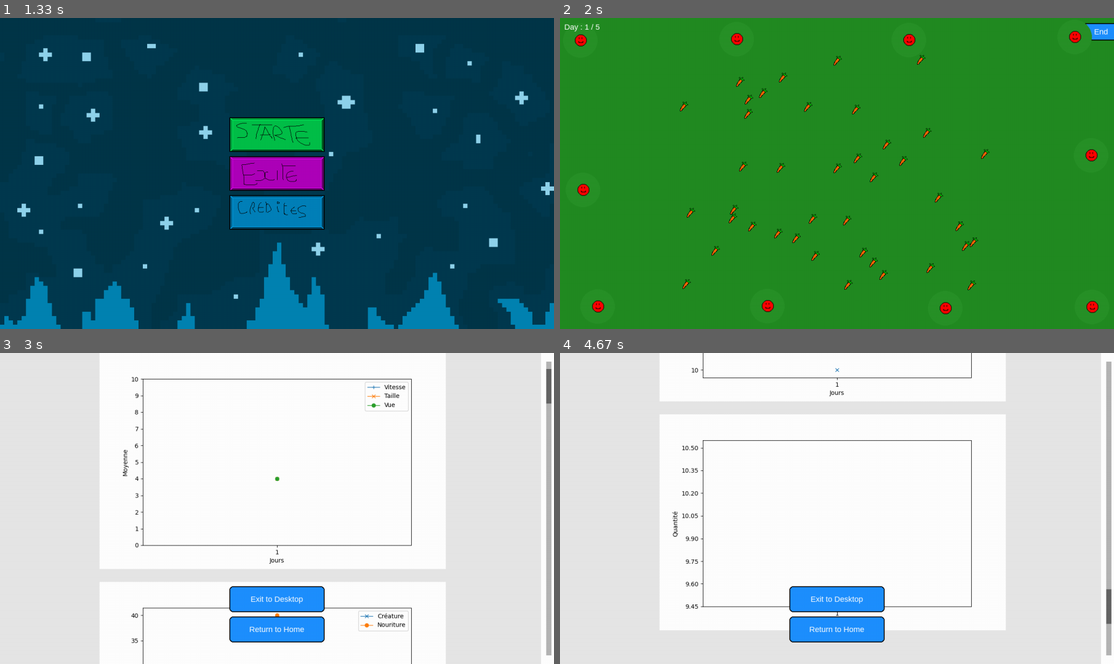
Above: before the commit, frames 1-4 (two rows, left to right).
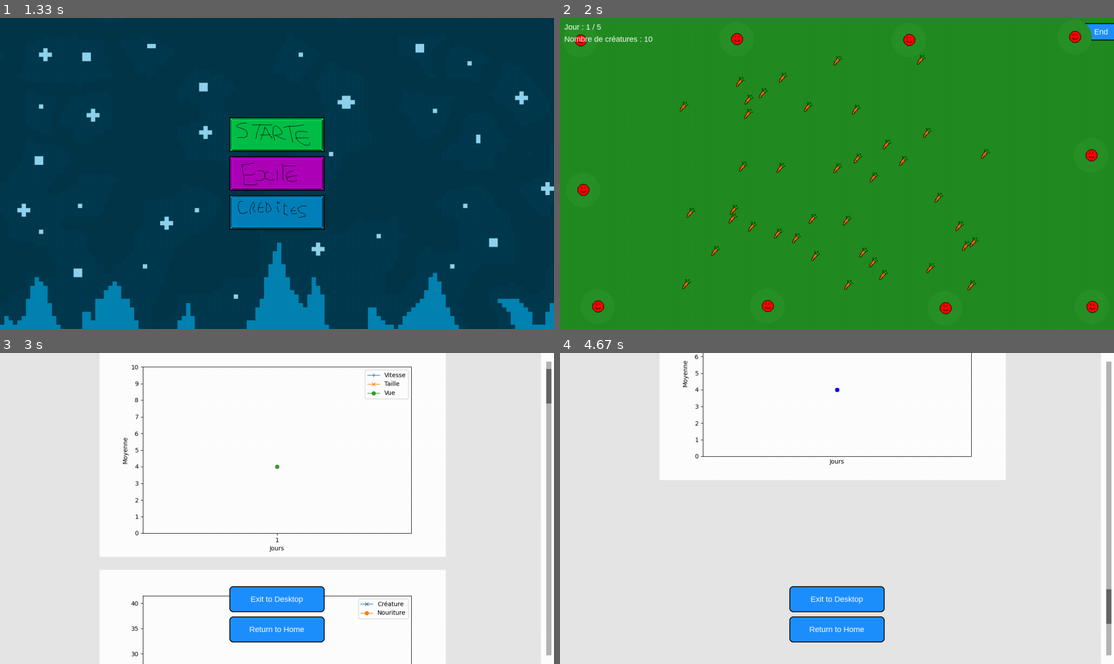
Above: after the commit, the same moments.

Repository: X47C/Trophees-NSI
Game: pygame game, started from main.py
Two runs of this game, one before a commit and one after it. Both use one fixed random seed, a clock stepped at 60 frames per second and the inputs below.
Inputs (mouse positions are in pixels of both pictures, inside the frame that each line leads up to):
- Up to frame 1 (1.33 s): no input
- Up to frame 2 (2 s): click (820, 120) at 1.48 s; click "Start" at 1.82 s
- Up to frame 3 (3 s): click "End" at 2.15 s; press the mouse at (277, 629) at 2.47 s; move the mouse to (382, 511) at 2.57 s; release the mouse at (487, 393) at 2.7 s; press the mouse at (548, 377) at 2.8 s; move the mouse to (443, 387) at 2.9 s
- Up to frame 4 (4.67 s): release the mouse at (892, 393) at 3.03 s; press the mouse at (1108, 393) at 4.13 s; move the mouse to (914, 499) at 4.23 s; release the mouse at (715, 604) at 4.37 s

Frame 1 is identical in both runs. In frame 2, 0.2% of the frame differs, in the area x 0-17%, y 1-8%; in frame 3, 3.5%; in frame 4, 13%, in the area x 18-81%, y 0-90%.

Commit message:
Beacoup de choses

Diff:
--- a/Game/creature.py
+++ b/Game/creature.py
@@ -11,7 +11,7 @@
     Entrée : Speed, Size, View (int, compris entre 1 et 10)
     """
 
-    def __init__(self, Speed, Size, View, Variation_Speed, Variation_Size, Variation_View, Days_Max, Color):
+    def __init__(self, Speed:int, Size:int, View:int, Variation_Speed:int, Variation_Size:int, Variation_View:int, Days_Max:int, Color:tuple):
         self.speed = Speed
         self.size = Size
         self.view = View
@@ -32,7 +32,7 @@
         self.angle_deg = rd(0, 360)
         self.radius = 10 * self.view
 
-    def draw(self, screen):
+    def draw(self, screen:pg.surface):
         pg.draw.circle(screen, (40, 145, 40), (self.pos_x, self.pos_y), 10 * self.view)
         rect = self.image.get_rect(center=(int(self.pos_x), int(self.pos_y)))
         screen.blit(self.image, rect)
@@ -302,7 +302,7 @@
                         return True, (i, j)
         return False, (None, None)
 
-    def canibalism(self, c, i, j):
+    def canibalism(self, c:object, i:int, j:int):
         if self.size - 4 >= c.size:
             settings.creatures_list[i].pop(j)
             return
--- a/Game/food.py
+++ b/Game/food.py
@@ -5,13 +5,13 @@
     """
     Entry : position (tupple), is_eaten (bool)
     """
-    def __init__(self, x, y):
+    def __init__(self, x:int, y:int):
         self.pos_x = x
         self.pos_y = y
         self.image = pg.image.load('assets/food.png')
         self.rect = self.image.get_rect(center=(int(self.pos_x), int(self.pos_y)))
 
-    def draw(self, screen):
+    def draw(self, screen:pg.surface):
         """
         affiche la nourriture
         """
--- a/Game/game.py
+++ b/Game/game.py
@@ -5,7 +5,7 @@
 from random import randint as rd, shuffle
 
 class Day_Manager():
-    def __init__(self, surf):
+    def __init__(self, surf:pg.surface):
         self.surf = surf
         self.current_day = 1
         self.time = 0
@@ -18,6 +18,7 @@
                 if not c.energy == 0:
                     c.moove()
                     c.Eat()
+
 
     def first_day(self):
         """
@@ -81,10 +82,16 @@
         """
         Affiche le jour actuel en haut a gauche de l'écran quand le jeu est lancé
         """
-        self.surf.blit(pg.font.SysFont(settings.Days_font, settings.Days_font_size).render(f'Day : {self.current_day} / {settings.Days_max}', True, (255, 255, 255)), (10, 10))
+        self.surf.blit(pg.font.SysFont(settings.Days_font, settings.Days_font_size).render(f'Jour : {self.current_day} / {settings.Days_max}', True, (255, 255, 255)), (10, 10))
+
+    def draw_creature_number(self):
+        """
+        Affiche Le nombre de créature actuelle
+        """
+        self.surf.blit(pg.font.SysFont(settings.Days_font, settings.Days_font_size).render(f'Nombre de créatures : {sum([len(l) for l in settings.creatures_list])}', True, (255, 255, 255)), (10, 20 + settings.Days_font_size))
 
 
-    def distribute_on_border(self, lists, screen_size, margin = 0):
+    def distribute_on_border(self, lists:list, screen_size:tuple, margin:int = 0):
         """
         Distribue les objets (dans lists) uniformément sur le bord de l'écran.
 
--- a/Pygame/button.py
+++ b/Pygame/button.py
@@ -2,25 +2,101 @@
 from pygame import Rect
 
 class Button:
-    """A button UI element."""
-    def __init__(self, rect:Rect, text:str, screen = None):
+    def __init__(self, rect:Rect, text:str, screen:pg.surface = None, *, editable:bool = False, max_length:int = 10, allow_decimal:bool = False):
         self.rect = rect
-        self.text = text
+        self.text = str(text)
         self.screen = screen
 
-    def draw(self, surf, font, asset = None, bg = (30,144,255)):
-        if asset == None:
-            pg.draw.rect(surf, bg, self.rect, border_radius=8)
-            pg.draw.rect(surf, (0,0,0), self.rect, 2, border_radius=8)
-            text_surface = font.render(self.text, True, (255,255,255))
-            surf.blit(text_surface, (self.rect.x + (self.rect.w - text_surface.get_width()) // 2, self.rect.y + (self.rect.h - text_surface.get_height()) //  2))
-        else:
-            self.screen.blit(pg.image.load(asset), (self.rect.x, self.rect.y))
+        self.editable = editable
+        self.allow_decimal = allow_decimal
+        self.max_length = max_length
+
+        self.value = ""
+        self.active = False
 
 
-    def collide(self, pos):
+    def draw(self, surf:pg.surface, font, asset:str = None, bg:tuple = (30,144,255)):
+        display_text = self.value if self.editable else self.text
+
+        if asset:
+            image = pg.image.load(asset).convert_alpha()
+            surf.blit(image, (self.rect.x, self.rect.y))
+            ts = font.render(display_text, True, (255,255,255))
+            surf.blit(ts, (
+                self.rect.x + (self.rect.w - ts.get_width()) // 2,
+                self.rect.y + (self.rect.h - ts.get_height()) // 2
+            ))
+            return
+        pg.draw.rect(surf, bg, self.rect, border_radius=8)
+        pg.draw.rect(surf, (0,0,0), self.rect, 2, border_radius=8)
+
+        if self.editable and display_text == "":
+            ts = font.render(self.text, True, (200,200,200))
+        else:
+            ts = font.render(display_text, True, (255,255,255))
+
+        surf.blit(ts, (
+            self.rect.x + (self.rect.w - ts.get_width()) // 2,
+            self.rect.y + (self.rect.h - ts.get_height()) // 2
+        ))
+
+        if self.editable and self.active:
+            if (pg.time.get_ticks() // 500) % 2 == 0:
+                text_w = ts.get_width()
+                caret_x = self.rect.x + (self.rect.w - text_w) // 2 + text_w + 2
+                caret_y = self.rect.y + (self.rect.h - ts.get_height()) // 2
+                pg.draw.rect(surf, (255,255,255), (caret_x, caret_y, 2, ts.get_height()))
+
+    def collide(self, pos:tuple):
         return self.rect.collidepoint(pos)
 
-    def is_clicked(self, mouse_pos, button_pos):
+    def is_clicked(self, mouse_pos:tuple, button_pos:tuple):
         relative_pos = (mouse_pos[0] - button_pos[0], mouse_pos[1] - button_pos[1])
         return self.collide(relative_pos)
+
+    def handle_event(self, event, offset=(0,0)):
+        if event.type == pg.MOUSEBUTTONDOWN and event.button == 1:
+            mx, my = event.pos
+            rel = (mx - offset[0], my - offset[1])
+
+            if self.collide(rel):
+                if self.editable:
+                    self.active = True
+                return True
+            else:
+                self.active = False
+
+        if event.type == pg.KEYDOWN and self.active:
+            if event.key == pg.K_BACKSPACE:
+                self.value = self.value[:-1]
+                return True
+
+            if event.key in (pg.K_RETURN, pg.K_KP_ENTER, pg.K_ESCAPE):
+                self.active = False
+                return True
+
+            ch = event.unicode
+            if ch.isdigit() or (ch == '.' and self.allow_decimal and '.' not in self.value):
+                if len(self.value) < self.max_length:
+                    self.value += ch
+                return True
+
+        return False
+
+    def get_text(self):
+        return self.value if self.editable else self.text
+
+    def get_number(self):
+        if self.value == "":
+            return None
+        if self.allow_decimal:
+            return float(self.value)
+        return int(self.value)
+
+    def set_value(self, v):
+        if self.editable:
+            self.value = str(v)[:self.max_length]
+
+    def clear_value(self):
+        self.value = ""
+        self.active = False
--- a/Pygame/pygame.py
+++ b/Pygame/pygame.py
@@ -21,9 +21,9 @@
         self.width, self.height = settings.Display_size
         self.screen = screen
 
-        self.Button_exit = Button(Rect(self.width // 2 - 110, self.height // 2 - 40, 220, 80),'Exit', self.screen)
-        self.Button_Start = Button(Rect(self.width // 2 - 110, self.height // 2 - 130, 220, 80),'Start', self.screen)
-        self.Button_credits = Button(Rect(self.width // 2 - 110, self.height // 2 + 50, 220, 80),'Credits', self.screen)
+        self.Button_exit = Button(Rect(self.width // 2 - 110, self.height // 2 - 40, 220, 80),'', self.screen)
+        self.Button_Start = Button(Rect(self.width // 2 - 110, self.height // 2 - 130, 220, 80),'', self.screen)
+        self.Button_credits = Button(Rect(self.width // 2 - 110, self.height // 2 + 50, 220, 80),'', self.screen)
         self.Button_credits_exit = Button(Rect(self.width // 2 - 65, self.height // 2 + 130, 130, 50),'Back', self.screen)
 
         self.bg_asset = pg.image.load('assets/before-game-background.png')
@@ -103,6 +103,8 @@
         self._build_pop_controls()
         self._build_bottom_buttons()
 
+        #boutons éditables
+
     def update_layout(self):
         sel = self.selected_pop
         self._build_general_controls()
@@ -110,7 +112,7 @@
         self._build_pop_controls()
         self._build_bottom_buttons()
         self.selected_pop = sel
-        self._refresh_general_display()
+        self.editable_button_set_value()
         self._refresh_pop_display()
 
     def _build_general_controls(self):
@@ -124,10 +126,11 @@
         x0 = settings.PostG_PADDING
         lbl_y = top_y
         btn_y = lbl_y + self.font_lbl.get_height() + self.label_gap
+        settings.editable_butons['food_qtt'] = Button(Rect(x0 + self.small_w + 6, btn_y, val_w, self.btn_h), str(settings.Food_quantity), self.screen, editable=True, max_length=100)
         self.general_food = {
             "label": "Quantité de nourriture",
             "minus": Button(Rect(x0, btn_y, self.small_w, self.btn_h), "-", self.screen),
-            "value": Button(Rect(x0 + self.small_w + 6, btn_y, val_w, self.btn_h), str(settings.Food_quantity), self.screen),
+            "value": settings.editable_butons['food_qtt'],
             "plus": Button(Rect(x0 + self.small_w + 6 + val_w + 6, btn_y, self.small_w, self.btn_h), "+", self.screen),
             "lbl_pos": (x0 + (col_w // 2), lbl_y)
         }
@@ -136,10 +139,11 @@
         x1 = settings.PostG_PADDING + col_w + self.gap
         lbl_y = top_y
         btn_y = lbl_y + self.font_lbl.get_height() + self.label_gap
+        settings.editable_butons['day_qtt'] = Button(Rect(x1 + self.small_w + 6, btn_y, val_w, self.btn_h), str(settings.Days_max), self.screen, editable=True, max_length=100)
         self.general_days = {
             "label": "Nombre de jours de la simulation",
             "minus": Button(Rect(x1, btn_y, self.small_w, self.btn_h), "-", self.screen),
-            "value": Button(Rect(x1 + self.small_w + 6, btn_y, val_w, self.btn_h), str(settings.Days_max), self.screen),
+            "value": settings.editable_butons['day_qtt'],
             "plus": Button(Rect(x1 + self.small_w + 6 + val_w + 6, btn_y, self.small_w, self.btn_h), "+", self.screen),
             "lbl_pos": (x1 + (col_w // 2), lbl_y)
         }
@@ -169,7 +173,7 @@
                 settings.POPULATIONS.append(settings.DEFAULT_POP.copy())
             else:
                 settings.POPULATIONS.append({
-                    "name": "Population 1", "life": 50, "color": "white", "quantity": 10,
+                    "name": "Population 1", "life": 50, "color": "blue", "quantity": 10,
                     "speed_variation": 15, "size_variation": 15, "view_variation": 15,
                     "view": 15, "speed": 3, "size": 3
                 })
@@ -208,7 +212,10 @@
                 display = str(cur_val)
 
             minus = Button(Rect(x, y_btn, self.small_w, self.btn_h), "-", self.screen)
-            value = Button(Rect(x + self.small_w + 6, y_btn, val_w, self.btn_h), display, self.screen)
+            if isinstance(cur_val, int):
+                value = Button(Rect(x + self.small_w + 6, y_btn, val_w, self.btn_h), display, self.screen, editable=True)
+            else:
+                value = Button(Rect(x + self.small_w + 6, y_btn, val_w, self.btn_h), display, self.screen)
             plus = Button(Rect(x + self.small_w + 6 + val_w + 6, y_btn, self.small_w, self.btn_h), "+", self.screen)
 
             center_x = x + (col_w // 2)
@@ -273,20 +280,7 @@
         self.btn_start.draw(self.screen, self.font_btn)
         self.btn_back.draw(self.screen, self.font_btn)
 
-    def _refresh_general_display(self):
-        self.general_food["value"].text = str(settings.Food_quantity)
-        self.general_days["value"].text = str(settings.Days_max)
-
-    def _refresh_pop_display(self):
-        if len(settings.POPULATIONS) == 0:
-            return
-        pop = settings.POPULATIONS[self.selected_pop]
-        for key, c in self.pop_controls.items():
-            v = pop.get(key, "")
-            if isinstance(v, bool):
-                c["value"].text = '1' if v else '0'
-            else:
-                c["value"].text = str(v)
+
 
     def handle_event(self, event):
         if event.type == pg.MOUSEBUTTONDOWN and event.button == 1:
@@ -305,14 +299,14 @@
                         settings.Food_quantity = max(0, settings.Food_quantity - 1)
                     else:
                         settings.Days_max = max(1, settings.Days_max - 1)
-                    self._refresh_general_display()
+                    self.editable_button_set_value()
                     return None
                 if g["plus"].rect.collidepoint((mx,my)):
                     if name == "Food_quantity":
                         settings.Food_quantity = min(settings.Max_foood_quantity, settings.Food_quantity + 1)
                     else:
                         settings.Days_max = min(settings.Max_days_max, settings.Days_max + 1)
-                    self._refresh_general_display()
+                    self.editable_button_set_value()
                     return None
 
             # add / remove pop
@@ -321,7 +315,7 @@
                     new_idx = len(settings.POPULATIONS) + 1
                     base = settings.DEFAULT_POP.copy() if hasattr(settings, 'DEFAULT_POP') else {
                         "name": f"Population {new_idx}",
-                        "life": 50, "color": "white", "quantity": 10,
+                        "life": 50, "color": "blue", "quantity": 10,
                         "speed_variation": 15, "size_variation": 15, "view_variation": 15,
                         "view": 15, "speed": 3, "size": 3
                     }
@@ -330,7 +324,7 @@
                     self.selected_pop = len(settings.POPULATIONS) - 1
                     self._build_pop_management_buttons()
                     self._build_pop_controls()
-                    self._refresh_pop_display()
+                    self.editable_button_set_value()
                 return None
 
             if self.btn_rem_pop.rect.collidepoint((mx,my)):
@@ -339,14 +333,14 @@
                     self.selected_pop = max(0, min(self.selected_pop, len(settings.POPULATIONS)-1))
                     self._build_pop_management_buttons()
                     self._build_pop_controls()
-                    self._refresh_pop_display()
+                    self.editable_button_set_value()
                 return None
 
             for rect, idx in self.pop_number_buttons:
                 if rect.collidepoint((mx,my)):
                     self.selected_pop = idx
                     self._build_pop_controls()
-                    self._refresh_pop_display()
+                    self.editable_button_set_value()
                     return None
 
             # per-population controls yea yea I'm english c'est une catastrophe la motié des commentaires sont dans une langue et l'autre motiée dasn une autre
@@ -366,7 +360,7 @@
                             pop["color"] = opts[(i - 1) % len(opts)]
                     elif isinstance(cur, int):
                         pop[key] = max(0, cur - 1)
-                    self._refresh_pop_display()
+                    self.editable_button_set_value()
                     return None
 
                 if c["plus"].rect.collidepoint((mx,my)):
@@ -396,10 +390,45 @@
                             pop[key] = min(cur + 1, 100) #c'est des pourcent donc max 100 je crois je sais meme pas si ca a un sens 100
                         case 'speed_variation':
                             pop[key] = min(cur + 1, 100) #c'est des pourcent donc max 100 je crois je sais meme pas si ca a un sens 100
-                    self._refresh_pop_display()
+                    self.editable_button_set_value()
                     return None
 
+        self.editable_button_save_value()
         return None
+
+
+    def editable_button_refresh(self, event):
+        for b in settings.editable_butons.values():
+            b.handle_event(event)
+        for b in self.pop_controls.values():
+            b['value'].handle_event(event)
+
+
+    def editable_button_set_value(self):
+
+        settings.editable_butons['food_qtt'].set_value(settings.Food_quantity)
+        settings.editable_butons['day_qtt'].set_value(settings.Days_max)
+
+        pop = settings.POPULATIONS[self.selected_pop]
+        for key, c in self.pop_controls.items():
+            if key != "color":
+                c['value'].set_value(pop[key])
+            else:
+                v = pop.get(key, "")
+                c["value"].text = str(v)
+
+    def editable_button_save_value(self):
+
+        settings.Days_max = settings.editable_butons['day_qtt'].get_number()
+        settings.Food_quantity = settings.editable_butons['food_qtt'].get_number()
+
+        pop = settings.POPULATIONS[self.selected_pop]
+        for key, c in self.pop_controls.items():
+            if key != "color":
+                pop[key] = c['value'].get_number()
+            else:
+                v = pop.get(key, "")
+                c["value"].text = str(v)
 
 
 
@@ -477,7 +506,7 @@
         # scrollbar
         self.scroll_y = 0
         self.scroll_speed = 30
-        self.content_height = 1800  # hauteur
+        self.content_height = 2800  # hauteur
 
         self.scrollbar_rect = Rect(self.width - 18, 20, 12, self.height - 40)
         self.scroll_thumb_height = 80
@@ -535,7 +564,6 @@
         ax2 = fig2.gca()
 
         c_counts = [sum(len(sub) for sub in settings.creatures_list_dico[k]) for k in range(1, len(settings.creatures_list_dico) + 1)]
-        print(c_counts)
         f_counts = [settings.food_list_dico[i] for i in range(1, len(settings.food_list_dico) + 1)]
 
         ax2.set_xticks(range(1, self.current_day + 1))
@@ -550,7 +578,7 @@
 
 
 
-        #---graphe 3 ( quantité de chauque pop )---
+        #---graphe 3 ( quantité de chaque pop )---
         fig3 = pylab.figure(figsize = figsize, dpi = dpi)
         ax3 = fig3.gca()
 
@@ -558,12 +586,35 @@
 
         for i in range(len(settings.creatures_list_dico[1])):
             c_p_conts = [len(p[i]) for p in settings.creatures_list_dico.values()]
-            ax3.plot(jour, c_p_conts, lw = lw)
+            ax3.plot(jour, c_p_conts, lw = lw, color = settings.creatures_list_dico[1][i][0].color)
 
         ax3.set_xlabel('Jours')
         ax3.set_ylabel('Quantité')
         ax3.yaxis.set_major_locator(MaxNLocator(integer=True))
         self.graph_list.append(self._graph_to_surf(fig3))
+
+        #--- graphes 4 ( et plus ducoup, caracteristique par populations )---
+        for i in range(len(settings.creatures_list)):
+            fig4 = pylab.figure(figsize = figsize, dpi = dpi)
+            ax4 = fig4.gca()
+
+            ax4.set_xticks(range( 1, self.current_day))
+            ax4.set_ylim(0, 10)
+            ax4.set_yticks(range(0, 11))
+
+            m_speed = [sum(vals) / len(vals) if len(vals) != 0 else 0 for vals in ([c.speed for c in settings.creatures_list_dico[d][i]] for d in days)]
+            m_size = [sum(vals) / len(vals) if len(vals) != 0 else 0 for vals in ([c.size for c in settings.creatures_list_dico[d][i]] for d in days)]
+            m_view = [sum(vals) / len(vals) if len(vals) != 0 else 0 for vals in ([c.view for c in settings.creatures_list_dico[d][i]] for d in days)]
+
+
+            ax4.plot(jour, m_speed, label = "Vitesse", lw = lw, marker = '+', color = settings.creatures_list_dico[1][i][0].color)
+            ax4.plot(jour, m_size, label = "Taille", lw = lw, marker = "x", color = settings.creatures_list_dico[1][i][0].color)
+            ax4.plot(jour, m_view, label = "Vue", lw = lw, marker = "o", color = settings.creatures_list_dico[1][i][0].color)
+
+            ax4.set_xlabel('Jours')
+            ax4.set_ylabel('Moyenne')
+            ax4.legend()
+            self.graph_list.append(self._graph_to_surf(fig4))
 
 
     def _graph_to_surf(self, fig):
--- a/main.py
+++ b/main.py
@@ -32,12 +32,14 @@
                 match Befg.handle_event(event):
                     case 'start':
                         state = 'settings'
+                        Sett.editable_button_set_value()
                     case 'exit':
                         running = False
                     case 'credits':
                         state = 'credits'
 
             case 'settings':
+                Sett.editable_button_refresh(event)
                 match Sett.handle_event(event):
                     case'start':
                         day_manager.first_day()
@@ -81,6 +83,8 @@
 
 
 
+
+
     # --- DRAW ---
     screen.fill((0,0,0))
 
@@ -92,6 +96,7 @@
         case 'in_game':
             Ing.draw(settings.creatures_list, screen)
             day_manager.draw_current_day()
+            day_manager.draw_creature_number()
         case 'post_game':
             Engd.draw()
 
--- a/settings.py
+++ b/settings.py
@@ -5,15 +5,7 @@
 food_list = []
 creatures_list_dico = {} #a la fin de chaques jours on va mettre le liste de liste de creature acutelle dans le dictionnaire avec comme cle le numero du jour pour faire les graphes de fin le commentaire est trop long ptndrrr
 food_list_dico = {}
-pop_to_graph_colors = {
-    'pink' : 'tab:pink',
-    'red' : 'tab:red',
-    'green' : 'tab:green',
-    'blue' : 'tab:blue',
-    'yellow' : 'tab:cian',
-    'purple' : 'tab:purple',
-    'gray' : 'tab:gray'
-}
+editable_butons = {}
 
 # Affichage
 Display_size = (1280, 720)  # largeur, hauteur
@@ -42,14 +34,14 @@
 POPULATION_MIN = 1
 POPULATION_MAX = 6
 
-Color_options = ["pink", "red", "green", "cian", "yellow", "purple", "gray"]
+Color_options = ["pink", "red", "green", "blue", "yellow", "purple", "gray"]
 
 # Valeurs par défaut pour une population
 
 DEFAULT_POP = {
     "name": "Population 1",
     "life": 50,         #durée de vie mdr je viens de me rendre compte que c'est pas clair mais flemme de changer ( oui c'est un commentaire constructif ET trop long je sais merci )
-    "color": "white",
+    "color": "blue",
     "quantity": 10,
     "speed_variation": 15,
     "size_variation": 15,
